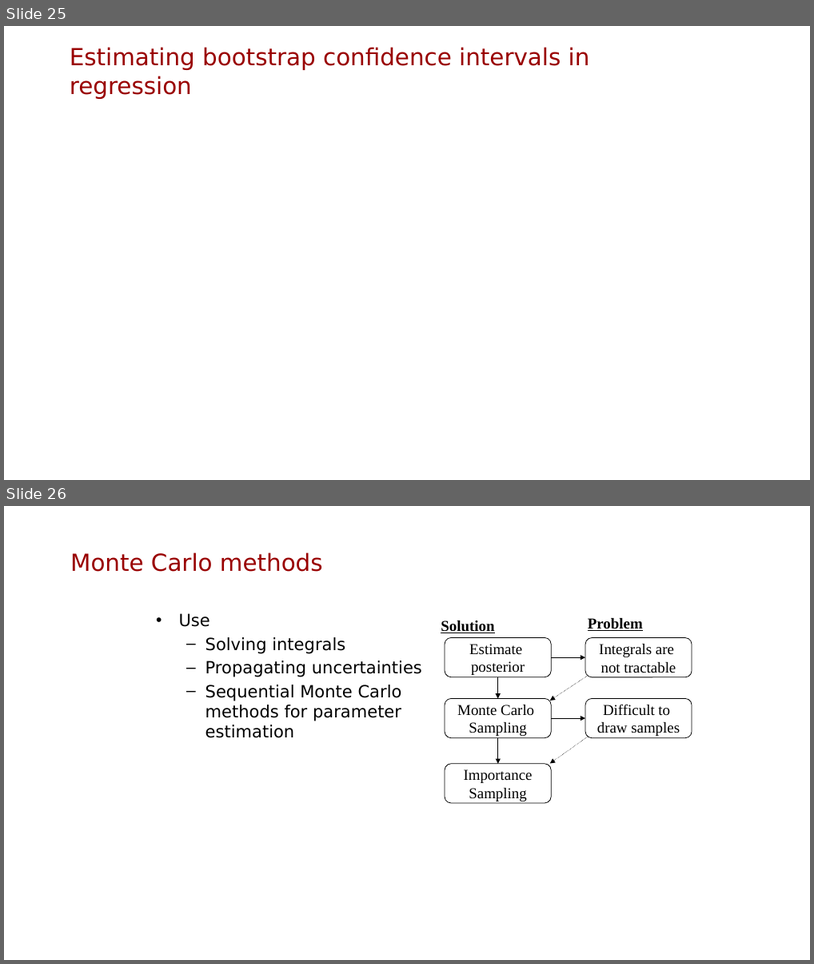
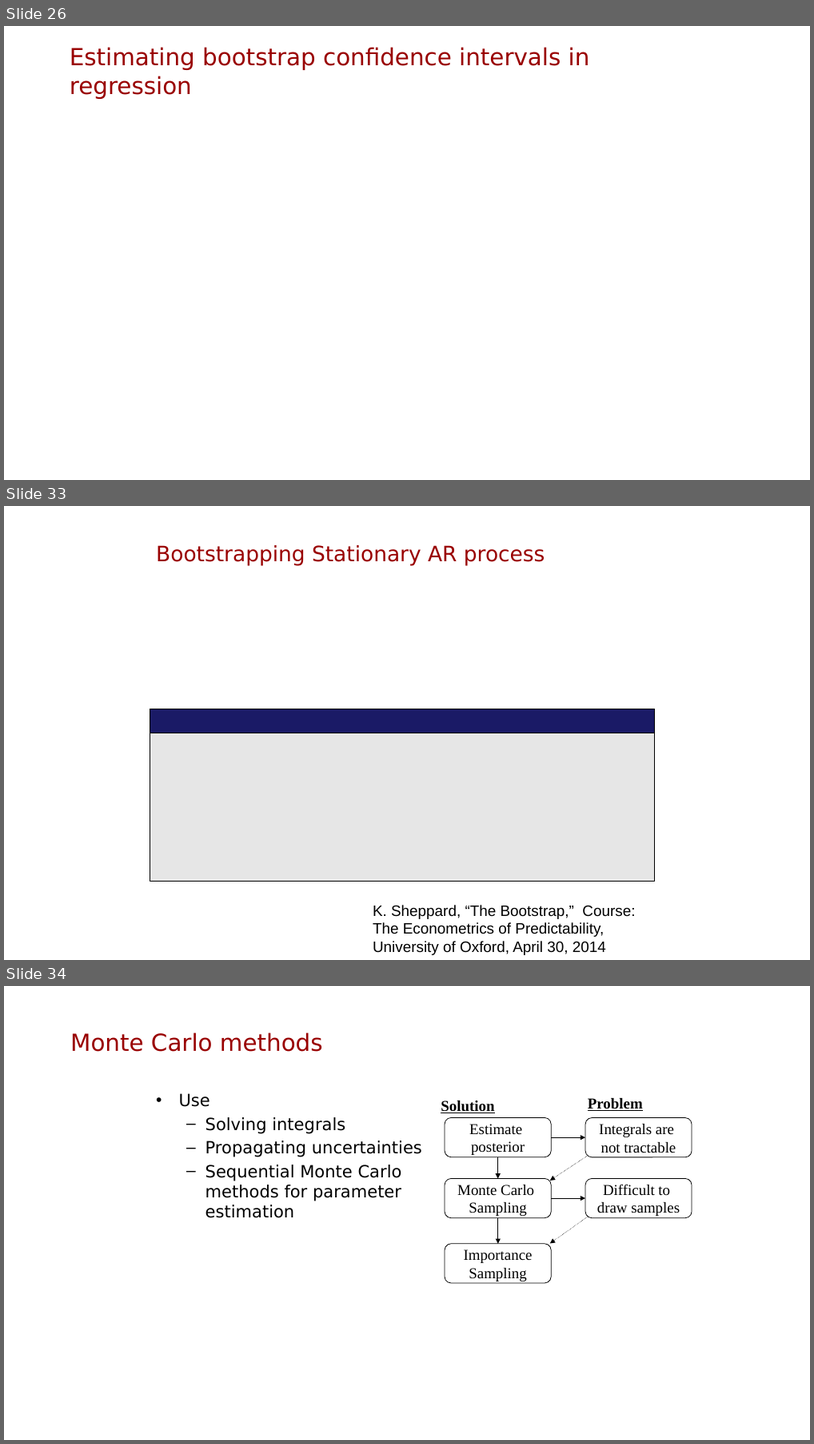
Before and after one commit to mbolic2/Uncertainty_Course, a slide deck: Lec 5 Bootstrap and Monte Carlo/Confidence intervals and Bootstrap.pptx. Shown one above the other, each under a label of ours: slides 25 and 26 before the commit, slides 26, 33 and 34 after it; the slides between them are not shown. The pictures are 814x964 and 814x1444 pixels, drawn with LibreOffice and Linux fonts; fonts in the diff are those of the drawing; grey boxes stand for pictures; background and template pictures are left out. Boxes give left, top, right and bottom in pixels: in the first picture for what was removed or moved away, otherwise in the second. Text is boxed around its words. In the diff, an @@ line names an element or a change of style, - is before the commit and + after.

```diff
--- a/Lec 5 Bootstrap and Monte Carlo/Confidence intervals and Bootstrap.pptx
+++ b/Lec 5 Bootstrap and Monte Carlo/Confidence intervals and Bootstrap.pptx
@@ slide 33 added at (4, 506, 810, 960), background picture (left out) @@
@@ title added at (156, 545, 546, 566), 25.2 pt, text #990000 @@
+Bootstrapping Stationary AR process
@@ rectangle added at (150, 709, 655, 733), fill #191966, outline #000000 0.75 pt @@
@@ rectangle added at (150, 733, 655, 880), fill #E6E6E6, outline #000000 0.75 pt @@
@@ text added at (373, 904, 635, 955), 18 pt, text #000000 @@
+K. Sheppard, “The Bootstrap,” Course: The Econometrics of Predictability, University of Oxford, April 30, 2014
@@ what was slide 25 is now slide 26 @@
@@ what was slide 26 is now slide 34 @@
```
Also in this commit, not shown: 7 other slides added, 5 other files.
